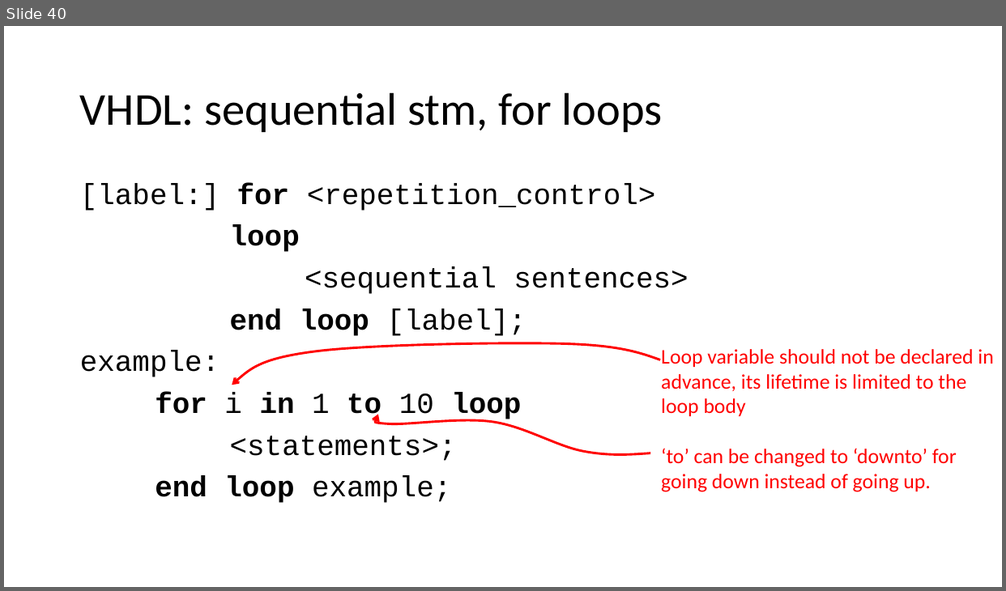
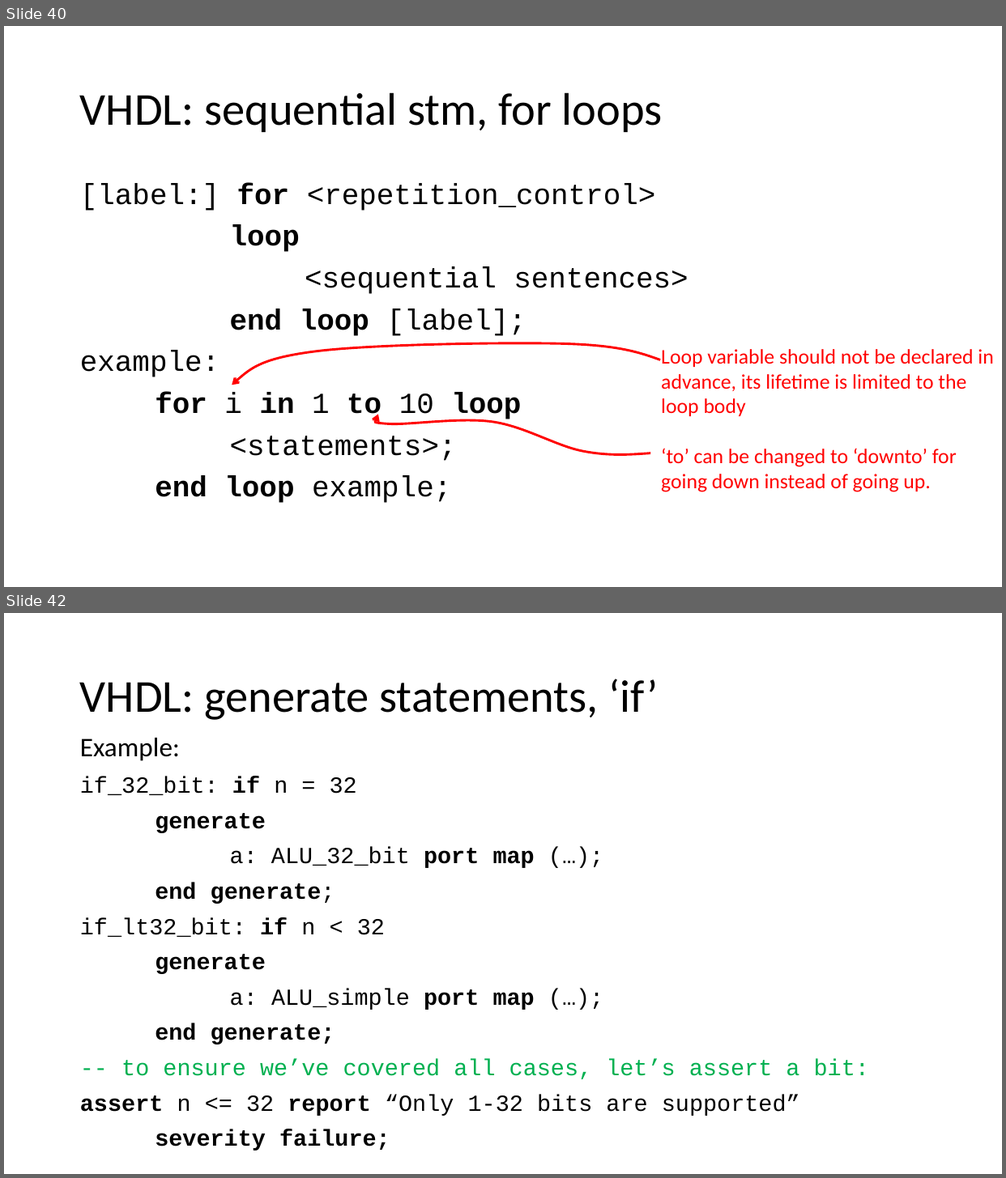
Before and after one commit to quarck/vhdl_intro, a slide deck: part2.pptx. Shown one above the other, each under a label of ours: slide 40 before the commit, slides 40 and 42 after it; the slides between them are not shown. The pictures are 1006x591 and 1006x1178 pixels, drawn with LibreOffice and Linux fonts; fonts in the diff are those of the drawing. Boxes give left, top, right and bottom in pixels: in the first picture for what was removed or moved away, otherwise in the second. Text is boxed around its words. In the diff, an @@ line names an element or a change of style, - is before the commit and + after.

```diff
--- a/part2.pptx
+++ b/part2.pptx
@@ slide 42 added at (x1=4, y1=613, x2=1002, y2=1174), background #FFFFFF @@
@@ title added at (x1=80, y1=679, x2=658, y2=720), 44 pt, text #000000 @@
+VHDL: generate statements, ‘if’
@@ text added at (x1=80, y1=738, x2=869, y2=1151), 22.2 pt, text #000000 @@
+Example:
+if_32_bit: if n = 32
+generate
+a: ALU_32_bit port map (…);
+end generate;
+if_lt32_bit: if n < 32
+generate
+a: ALU_simple port map (…);
+end generate;
+-- to ensure we’ve covered all cases, let’s assert a bit:
+assert n <= 32 report “Only 1-32 bits are supported”
+severity failure;
```
Also in this commit, not shown: 1 slide changed, 14 other slides added.
